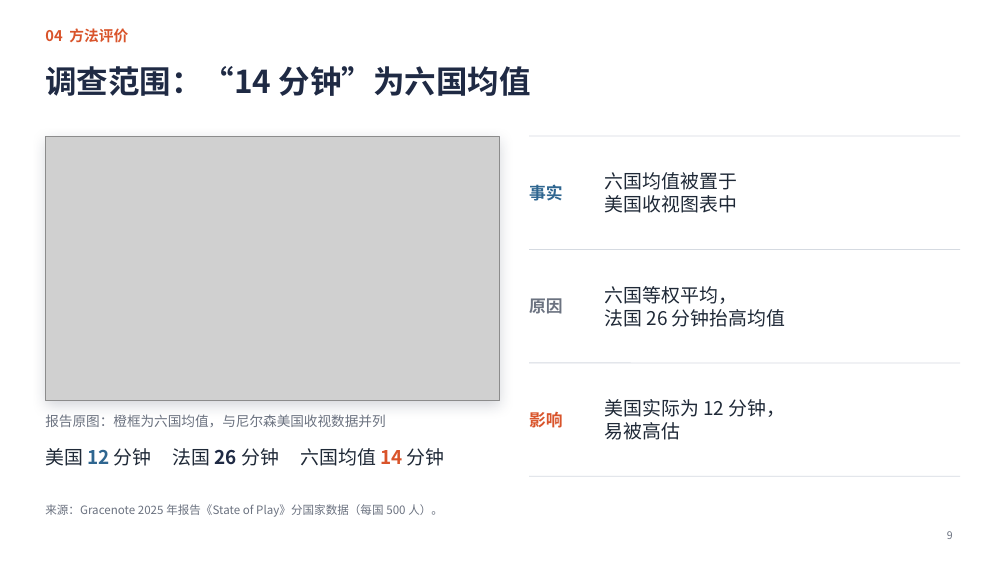
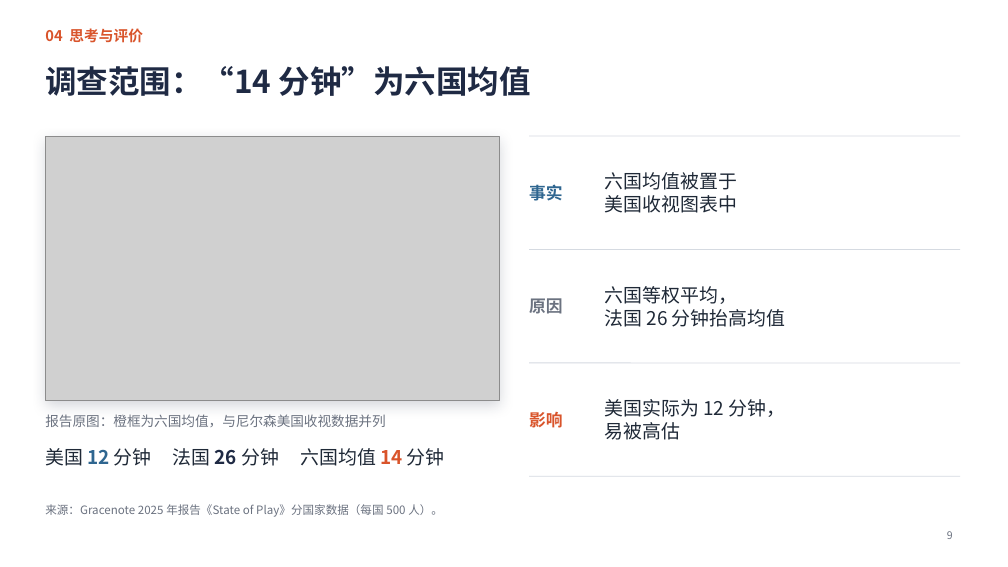
Before and after one commit to jayleo113/ppt, a slide deck: slide 9 of Gracenote报告解读_课堂汇报.pptx. Drawn at 1008x567 pixels with LibreOffice and Linux fonts; fonts in the diff are those of the drawing; grey boxes stand for pictures. Boxes give left, top, right and bottom in pixels: in the first picture for what was removed or moved away, otherwise in the second. Text is boxed around its words. In the diff, an @@ line names an element or a change of style, - is before the commit and + after.

```diff
--- a/Gracenote报告解读_课堂汇报.pptx
+++ b/Gracenote报告解读_课堂汇报.pptx
@@ text at (x1=45, y1=28, x2=143, y2=43): text changed @@
-04 方法评价
+04 思考与评价
```
Also in this commit, not shown: 9 other slides changed, 6 other files.
